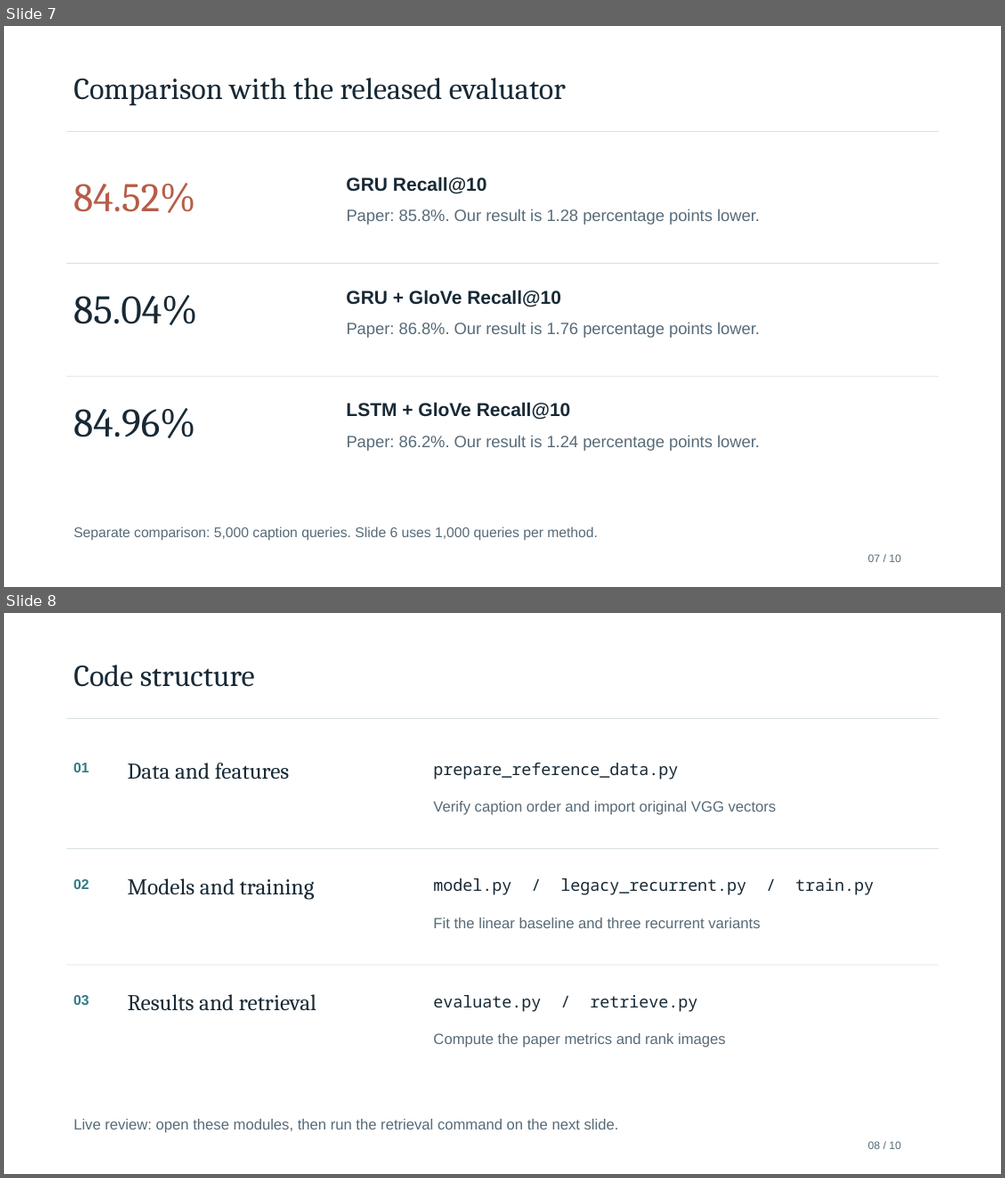
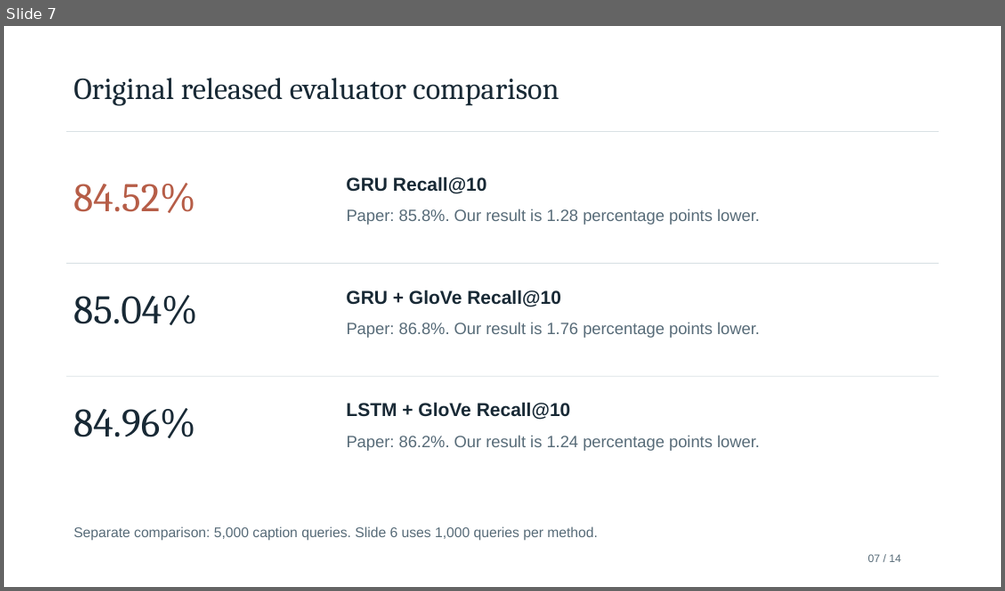
Before and after one commit to kishansaaai/ML_PROJECT, a slide deck: ML_PROJECT_review.pptx. Shown one above the other, each under a label of ours: slides 7 and 8 before the commit, slide 7 after it. The pictures are 1005x1178 and 1005x591 pixels, drawn with LibreOffice and Linux fonts; fonts in the diff are those of the drawing. Boxes give left, top, right and bottom in pixels: in the first picture for what was removed or moved away, otherwise in the second. Text is boxed around its words. In the diff, an @@ line names an element or a change of style, - is before the commit and + after.

Commit message:
Add validated retrieval improvement and update final presentation and write up

```diff
--- a/ML_PROJECT_review.pptx
+++ b/ML_PROJECT_review.pptx
@@ slide 8 removed at (4,613,1001,1174), background #FFFFFF @@
@@ text removed at (73,665,255,687) @@
-Code structure
@@ rectangle removed at (66,718,938,719) @@
@@ text removed at (73,763,89,772) @@
-01
@@ text removed at (128,763,290,779) @@
-Data and features
@@ text removed at (433,763,678,779) @@
-prepare_reference_data.py
@@ text removed at (433,801,777,815) @@
-Verify caption order and import original VGG vectors
@@ rectangle removed at (66,849,938,850) @@
@@ text removed at (73,879,89,889) @@
-02
@@ text removed at (128,878,315,900) @@
-Models and training
@@ text removed at (433,878,874,895) @@
-model.py / legacy_recurrent.py / train.py
@@ text removed at (433,917,760,928) @@
-Fit the linear baseline and three recurrent variants
@@ rectangle removed at (66,965,938,965) @@
@@ text removed at (73,995,89,1005) @@
-03
@@ text removed at (128,994,316,1011) @@
-Results and retrieval
@@ text removed at (433,995,697,1012) @@
-evaluate.py / retrieve.py
@@ text removed at (433,1033,726,1047) @@
-Compute the paper metrics and rank images
@@ text removed at (73,1119,619,1133) @@
-Live review: open these modules, then run the retrieval command on the next slide.
@@ text removed at (868,1141,901,1149) @@
-08 / 10
@@ slide 7 changed as well @@
@@ text at (73,78,558,105): text changed @@
-Comparison with the released evaluator
+Original released evaluator comparison
@@ text at (868,554,901,562): text changed @@
-07 / 10
+07 / 14
```
Also in this commit, not shown: 7 other slides changed, 6 slides added, 1 other slide removed, 13 other files.
